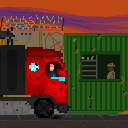
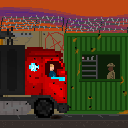
Layer changes from the first 128x128 image to the second:
added layer "Arame farpado copiar" above "Arame farpado" over [65, 17, 128, 33]
